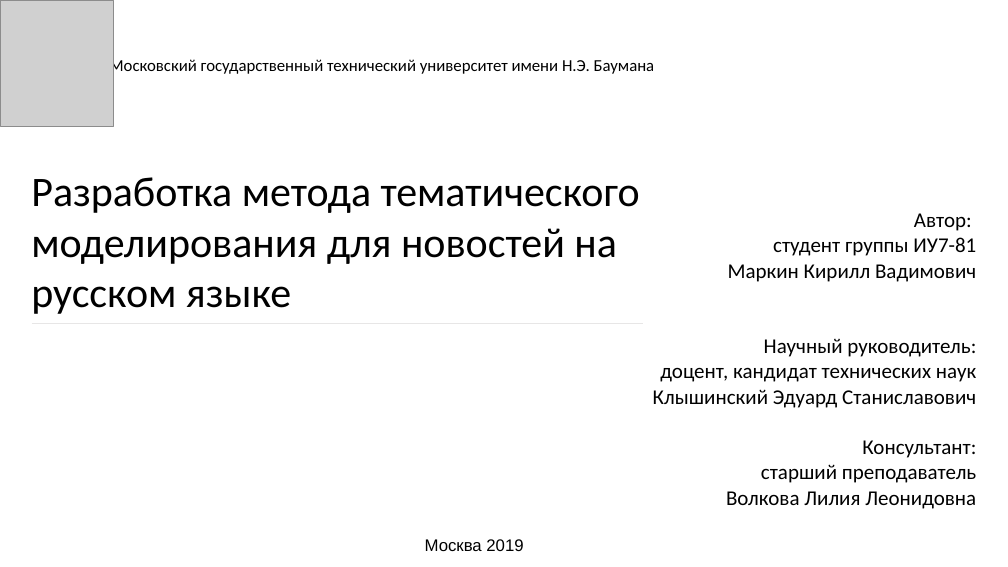
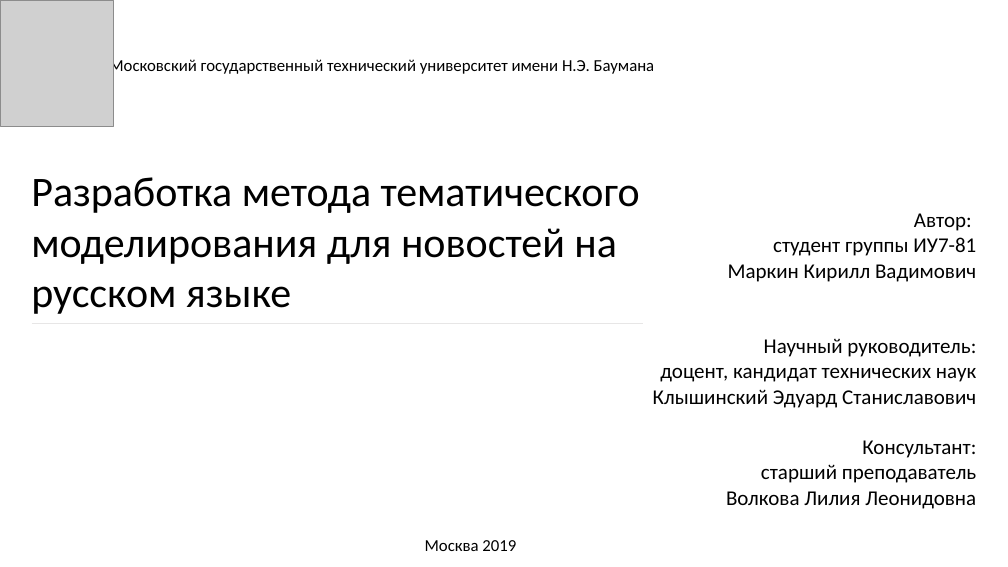
Before and after one commit to Kirmark/bachelor-qualification-work, a slide deck: slide 1 of presentation/presentation.pptx. Drawn at 1008x567 pixels with LibreOffice and Linux fonts; fonts in the diff are those of the drawing; grey boxes stand for pictures. Boxes give left, top, right and bottom in pixels: in the first picture for what was removed or moved away, otherwise in the second. Text is boxed around its words. In the diff, an @@ line names an element or a change of style, - is before the commit and + after.

```diff
--- a/presentation/presentation.pptx
+++ b/presentation/presentation.pptx
@@ text "Москва 2019" at [425, 540, 516, 551]: font Arial to Calibri @@
```
Also in this commit, not shown: 4 other slides changed, 7 slides added, 7 slides removed, 13 other files.
